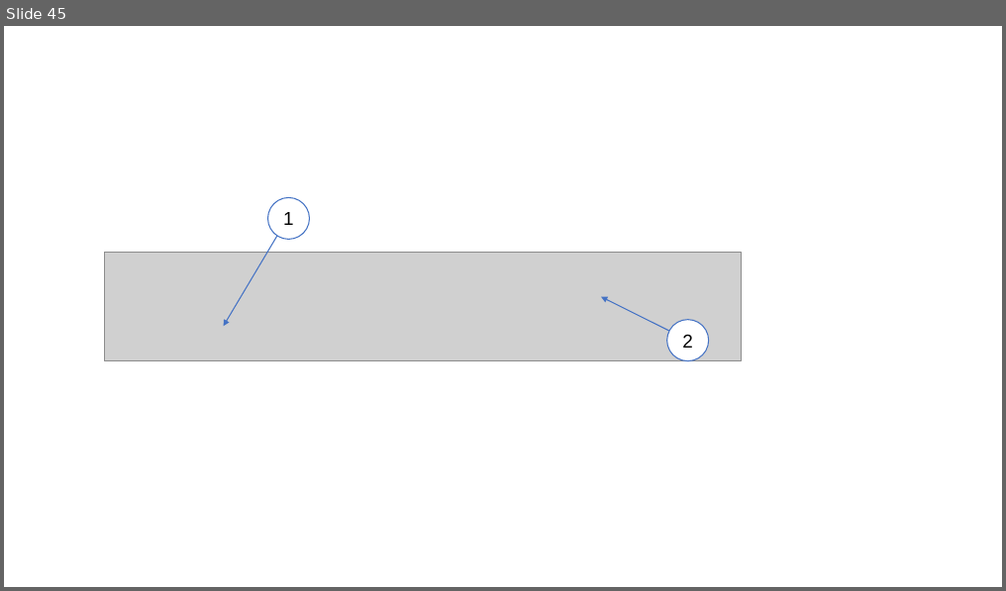
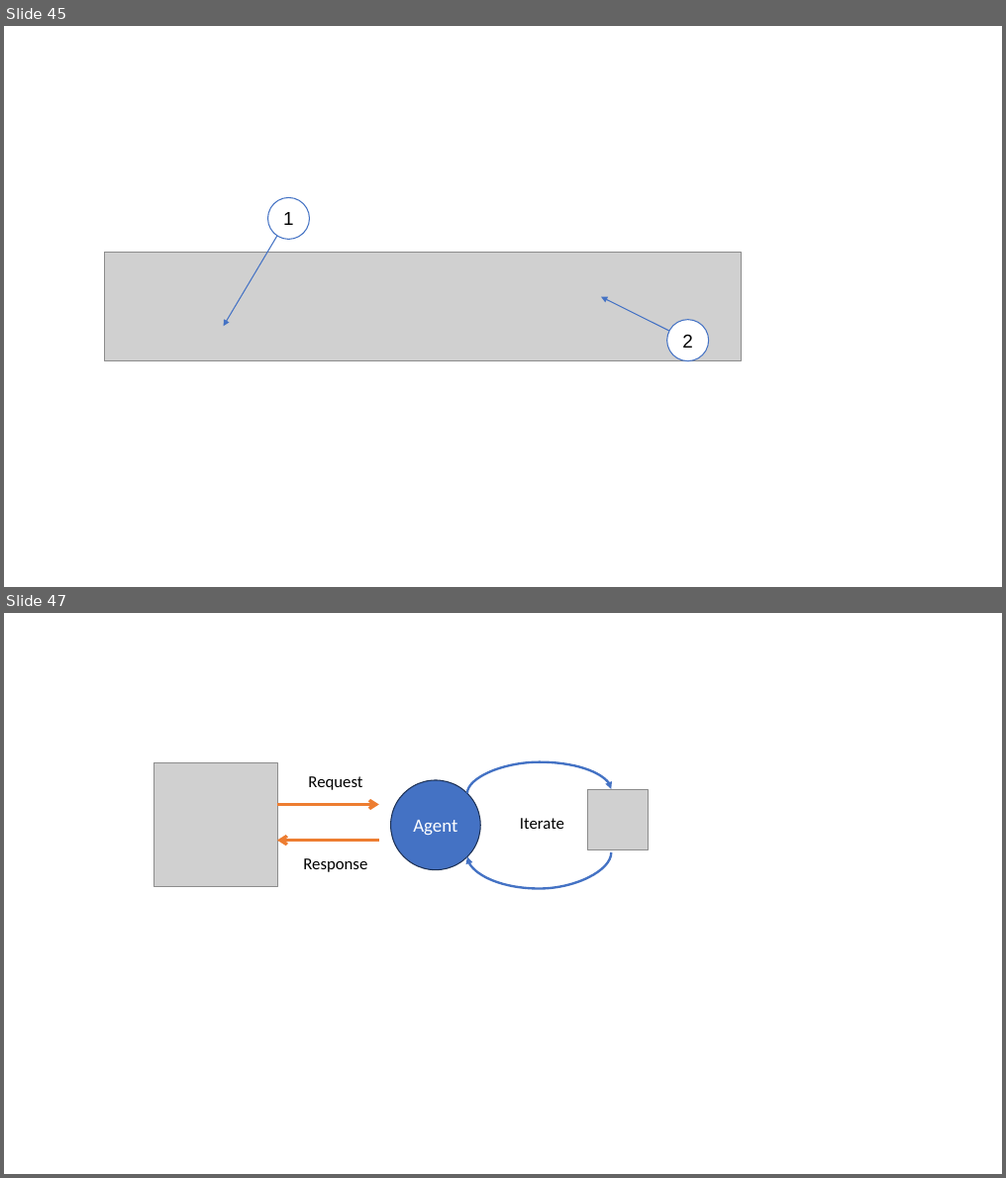
Before and after one commit to edinburgh-napier/SET09102, a slide deck: images/graphics.pptx. Shown one above the other, each under a label of ours: slide 45 before the commit, slides 45 and 47 after it; the slides between them are not shown. The pictures are 1006x591 and 1006x1178 pixels, drawn with LibreOffice and Linux fonts; fonts in the diff are those of the drawing; grey boxes stand for pictures. Boxes give left, top, right and bottom in pixels: in the first picture for what was removed or moved away, otherwise in the second. Text is boxed around its words. In the diff, an @@ line names an element or a change of style, - is before the commit and + after.

```diff
--- a/images/graphics.pptx
+++ b/images/graphics.pptx
@@ slide 47 added at bbox=[4, 613, 1002, 1174], background #FFFFFF @@
@@ picture added at bbox=[153, 763, 277, 887] @@
@@ text added at bbox=[308, 776, 362, 790], 16 pt, text #000000 @@
+Request
@@ ellipse added at bbox=[391, 780, 481, 869], fill #4472C4, outline #1E3256 1 pt, 18 pt, text #FFFFFF @@
+Agent
@@ curved arrow added from (467, 793) to (611, 789), #4472C4 2.25 pt @@
@@ picture added at bbox=[588, 789, 648, 850] @@
@@ arrow added from (277, 805) to (379, 805), #ED7D31 3 pt @@
@@ text added at bbox=[520, 818, 564, 829], 16 pt, text #000000 @@
+Iterate
@@ arrow added from (379, 841) to (277, 841), #ED7D31 3 pt @@
@@ text added at bbox=[303, 859, 367, 872], 16 pt, text #000000 @@
+Response
@@ curved arrow added from (611, 853) to (467, 858), #4472C4 2.25 pt @@
```
Also in this commit, not shown: 4 other slides added, 1 other file.
